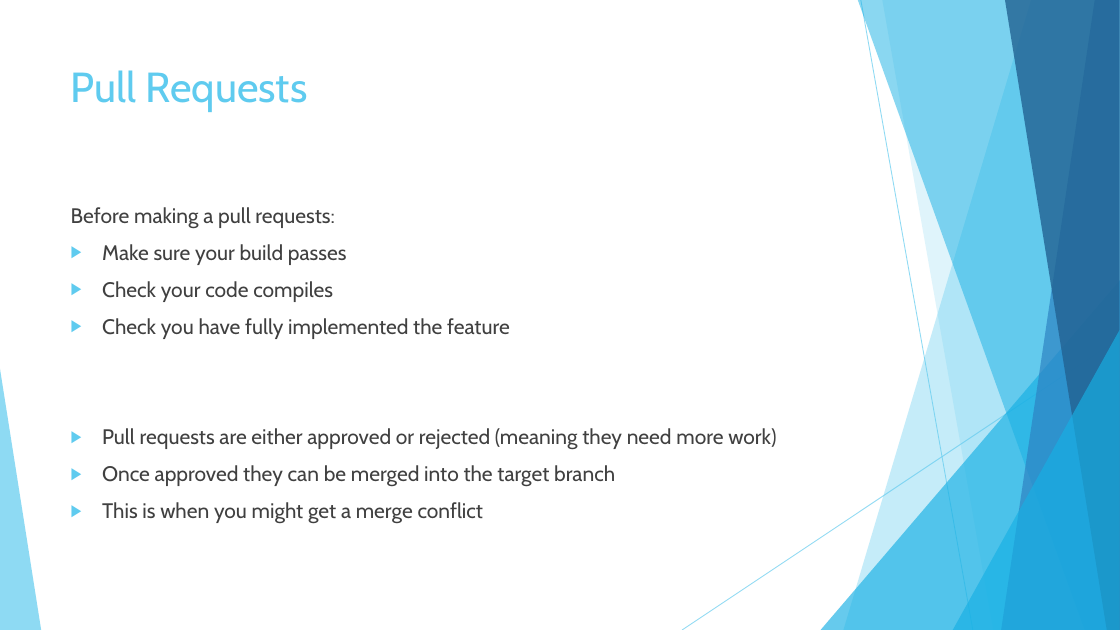
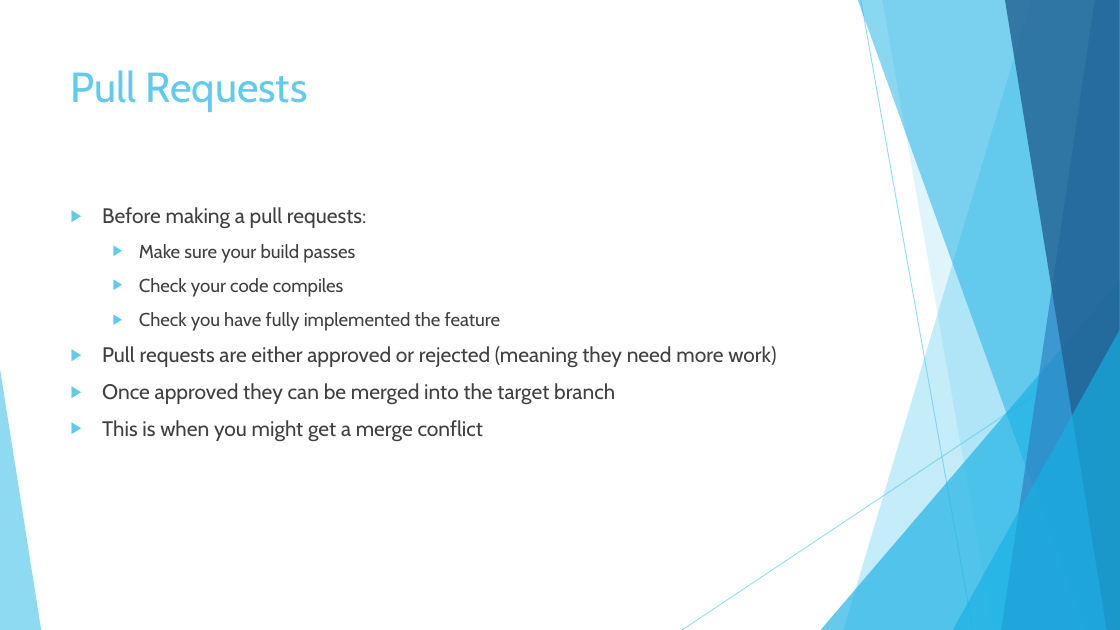
Before and after one commit to Jameswhale/git-introduction, a slide deck: slide 11 of Working collaboratively with Git.pptx. Drawn at 1120x630 pixels with LibreOffice and Linux fonts; fonts in the diff are those of the drawing. Boxes give left, top, right and bottom in pixels: in the first picture for what was removed or moved away, otherwise in the second. Text is boxed around its words. In the diff, an @@ line names an element or a change of style, - is before the commit and + after.

```diff
--- a/Working collaboratively with Git.pptx
+++ b/Working collaboratively with Git.pptx
@@ text at <box>102,207,501,331</box>: size 18 to 16 pt in "Make sure your build passes", "Check your code compiles", "Check you have fully implemented the feature"; bullet none to ▶; list level 1 to 2 in "Make sure your build passes"; list level 1 to 2 in "Check your code compiles"; list level 1 to 2 in "Check you have fully implemented ..." @@
```
Also in this commit, not shown: 6 other slides changed, 1 other file.
